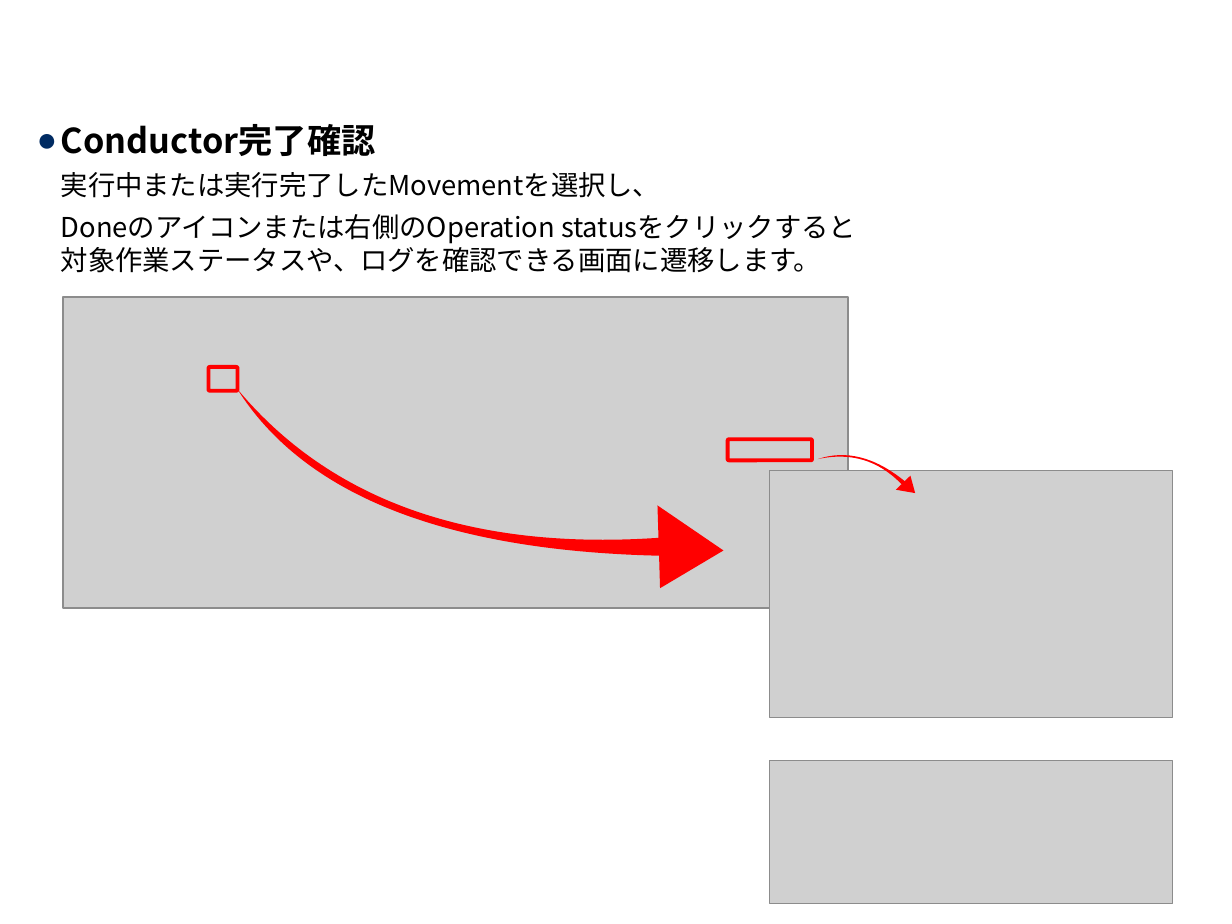
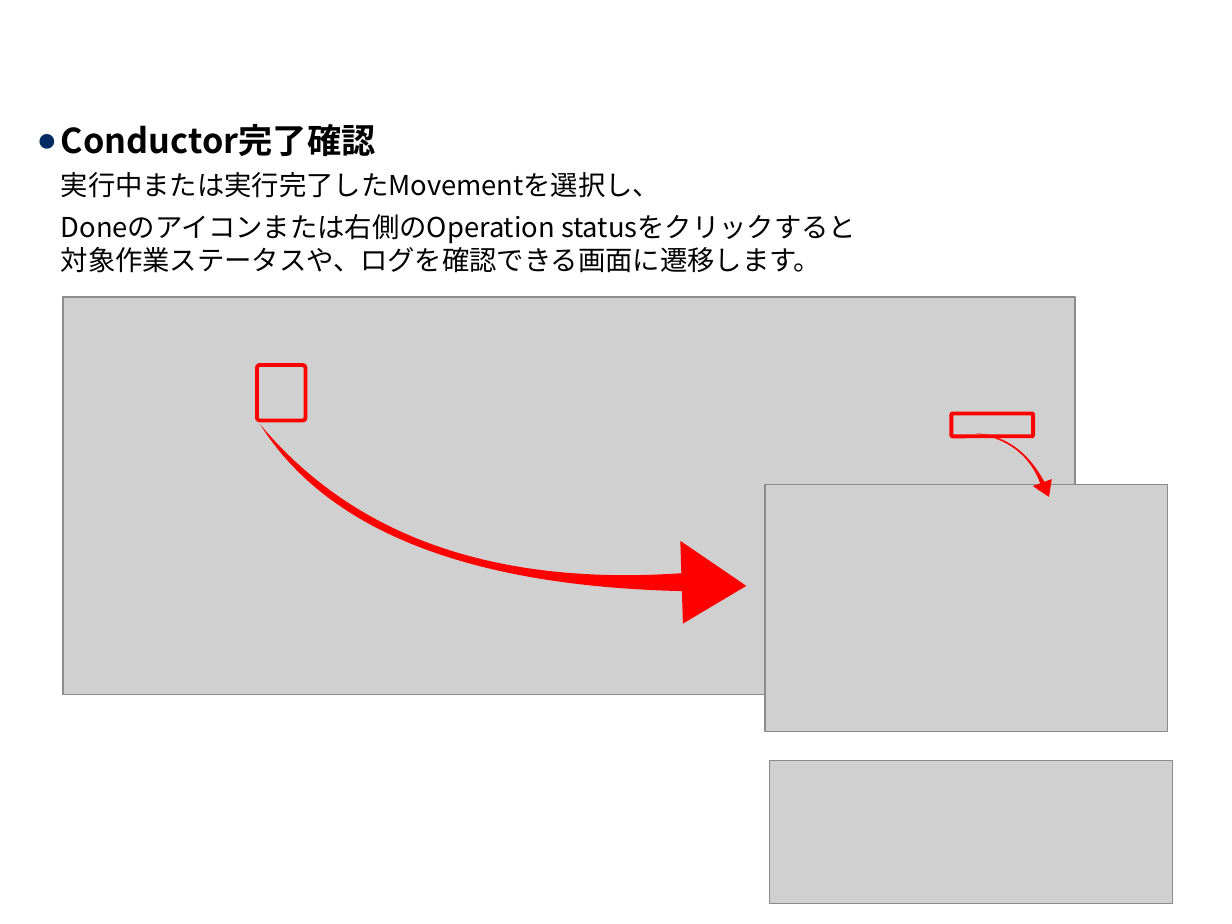
Before and after one commit to exastro-suite/it-automation-docs, a slide deck: slide 30 of asset/Learn_ja/ITA-Conductor_practice_ja.pptx. Drawn at 1232x924 pixels with LibreOffice and Linux fonts; fonts in the diff are those of the drawing; grey boxes stand for pictures; background and template pictures are left out. Boxes give left, top, right and bottom in pixels: in the first picture for what was removed or moved away, otherwise in the second. Text is boxed around its words. In the diff, an @@ line names an element or a change of style, - is before the commit and + after.

```diff
--- a/asset/Learn_ja/ITA-Conductor_practice_ja.pptx
+++ b/asset/Learn_ja/ITA-Conductor_practice_ja.pptx
@@ picture: place and size @@
-picture at <box>63,297,848,607</box>
+picture at <box>63,297,1074,695</box>
@@ swoosh arrow: place and size @@
-swoosh arrow at <box>238,323,728,644</box>
+swoosh arrow at <box>260,359,750,680</box>
@@ rounded rectangle: place and size @@
-rounded rectangle at <box>208,367,238,391</box>
+rounded rectangle at <box>257,365,306,420</box>
@@ rounded rectangle: place and size @@
-rounded rectangle at <box>728,440,813,461</box>
+rounded rectangle at <box>951,414,1032,437</box>
@@ swoosh arrow at <box>975,418,1055,510</box>: rotation 52 to 76 degrees @@
@@ picture: place and size @@
-picture at <box>770,471,1173,717</box>
+picture at <box>765,484,1168,731</box>
```
Also in this commit, not shown: 15 other slides changed, 1 other file.
